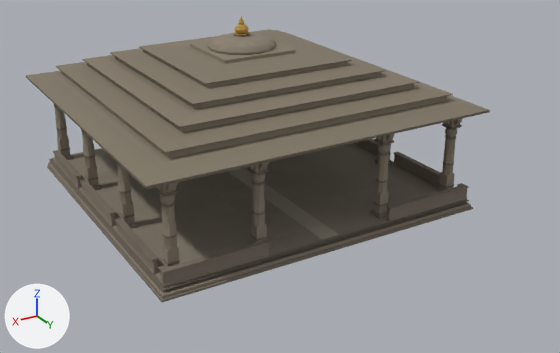
The glTF model assets-src/models/mandapa/mandapa.glb: old version first, new version second.
Before and after are seen from a 50 mm camera at (15.7, 29.4, 14.7) aimed at (-0.4, 2.6, 1.3). Every picture has the same lights, and +X, +Y and +Z are marked at lower left. The picture after the commit comes second. Vertices at exactly the same position are counted once.

Names of what the first picture shows: 'mandapa'.
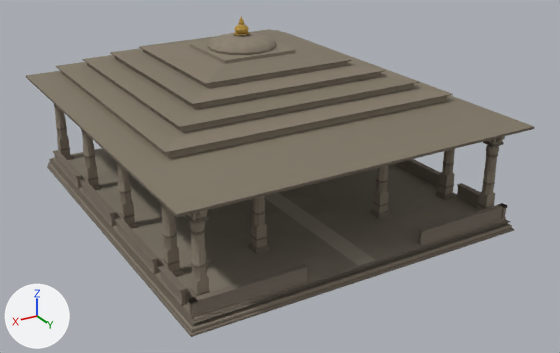
Diff of the bpy script that builds the scene:
```diff
--- a/assets-src/models/mandapa/mandapa.glb.py
+++ b/assets-src/models/mandapa/mandapa.glb.py
@@ me_mandapa @@
 # used by ob_mandapa; location = (0.0, 0.0, 0.0)
-me_mandapa.from_pydata(...)  # 5482 vertices, 9988 faces; spans x -7.6..7.6, y -7.7..7.5, z 0.0..7.9
+me_mandapa.from_pydata(...)  # 6306 vertices, 11502 faces; spans x -7.6..7.6, y -7.7..9.9, z 0.0..7.9
+# me_mandapa part 1: the loose piece of 36 vertices spanning x 6.2..6.8, y 6.2..6.8, z 0.4..1.5 is copied, and the copy is moved by (0.0, 2.4, 0.0); it spans x 6.2..6.8, y 8.6..9.2, z 0.4..1.5
+# me_mandapa part 2: the loose piece of 48 vertices spanning x 6.3..6.7, y 6.3..6.7, z 1.5..2.5 is copied, and the copy is moved by (0.0, 2.4, 0.0); it spans x 6.3..6.7, y 8.7..9.1, z 1.5..2.5
+# me_mandapa part 3: the loose piece of 176 vertices spanning x 6.2..6.8, y 6.2..6.8, z 2.5..3.7 is copied, and the copy is moved by (0.0, 2.4, 0.0); it spans x 6.2..6.8, y 8.6..9.2, z 2.5..3.7
+# me_mandapa part 4: the loose piece of 8 vertices spanning x 6.3..6.7, y 6.3..6.7, z 3.8..4.2 is copied, and the copy is moved by (0.0, 2.4, 0.0); it spans x 6.3..6.7, y 8.7..9.1, z 3.8..4.2
+# me_mandapa part 5: the loose piece of 24 vertices spanning x 6.4..6.6, y 6.0..7.0, z 3.9..4.2 is copied, and the copy is moved by (0.0, 2.4, 0.0); it spans x 6.4..6.6, y 8.4..9.4, z 3.9..4.2
+# me_mandapa part 6: the loose piece of 36 vertices spanning x -6.8..-6.2, y 6.2..6.8, z 0.4..1.5 is copied, and the copy is moved by (0.0, 2.4, 0.0); it spans x -6.8..-6.2, y 8.6..9.2, z 0.4..1.5
+# me_mandapa part 7: the loose piece of 48 vertices spanning x -6.7..-6.3, y 6.3..6.7, z 1.5..2.5 is copied, and the copy is moved by (0.0, 2.4, 0.0); it spans x -6.7..-6.3, y 8.7..9.1, z 1.5..2.5
+# me_mandapa part 8: the loose piece of 176 vertices spanning x -6.8..-6.2, y 6.2..6.8, z 2.5..3.7 is copied, and the copy is moved by (0.0, 2.4, 0.0); it spans x -6.8..-6.2, y 8.6..9.2, z 2.5..3.7
+# me_mandapa part 9: the loose piece of 12 vertices spanning x -6.8..-6.2, y 6.2..6.8, z 3.7..3.8 is copied, and the copy is moved by (0.0, 2.4, 0.0); it spans x -6.8..-6.2, y 8.6..9.2, z 3.7..3.8
+# me_mandapa part 10: the loose piece of 8 vertices spanning x -6.7..-6.3, y 6.3..6.7, z 3.8..4.2 is copied, and the copy is moved by (0.0, 2.4, 0.0); it spans x -6.7..-6.3, y 8.7..9.1, z 3.8..4.2
+# me_mandapa part 11: a new loose piece of 46 vertices spanning x 2.6..7.1, y 9.2..9.5, z 0.4..1.0, in mat_mandapa_stone
+# me_mandapa part 12: a new loose piece of 46 vertices spanning x -7.1..-2.6, y 9.2..9.5, z 0.4..1.0, in mat_mandapa_stone
+# me_mandapa part 13: the loose piece of 24 vertices spanning x 2.8..7.1, y 7.0..7.2, z 0.4..1.0 is deleted
+# me_mandapa part 14: the loose piece of 24 vertices spanning x -7.1..-2.8, y 7.0..7.2, z 0.4..1.0 is deleted
+# me_mandapa part 15: 52 vertices moved from x -7.3..7.3, y 7.0..7.4, z 0.0..1.0 to x -7.3..7.3, y 8.6..9.8, z 0.0..1.0; 2 vertices removed from x -7.1..7.1, y 7.2, z 0.4; 50 vertices added at x -7.1..7.1, y 8.1..9.6, z 0.4
+# me_mandapa part 16: 2 vertices moved from x -7.6..7.6, y 7.5, z 4.5 to x -7.6..7.6, y 9.9, z 4.5; 10 vertices removed from x -7.6..7.6, y 7.5, z 4.4; 54 vertices added at x -7.6..7.6, y 6.7..9.9, z 4.2..4.4
+# me_mandapa part 17: 1592 kept faces spanning x -7.6..7.1, y -7.7..9.9, z 0.0..7.1 get new vertex colours; the middle colour goes from brown #897e6f to brown #8a7f70
+# other edits to the shape of me_mandapa do not show in these pictures
 me_mandapa.materials.append(mat_mandapa_stone)
```

What differs and where, as boxes (x1, y1, x2, y2) in the pictures (560 x 353 px; the box of a moved part takes in the faces that stretch with it):
'mandapa', reshaped (9% wider, 12% taller)
    before: (26, 16, 490, 302)
    after: (26, 16, 534, 337)
part 1 of me_mandapa, added
    after: (191, 275, 210, 297)
part 2 of me_mandapa, added (brown)
    after: (191, 249, 207, 280)
part 3 of me_mandapa, added (brown)
    after: (189, 221, 205, 253)
part 4 of me_mandapa, added
    after: (190, 210, 207, 220)
part 5 of me_mandapa, added
    after: (197, 210, 206, 218)
part 6 of me_mandapa, added
    after: (478, 191, 495, 211)
part 7 of me_mandapa, added
    after: (482, 169, 496, 195)
part 8 of me_mandapa, added
    after: (485, 145, 499, 172)
part 9 of me_mandapa, added
    after: (483, 141, 504, 147)
part 10 of me_mandapa, added
    after: (486, 139, 502, 145)
part 11 of me_mandapa, added (brown)
    after: (187, 264, 308, 318)
part 12 of me_mandapa, added (brown)
    after: (417, 203, 507, 245)
part 13 of me_mandapa, deleted
    before: (160, 240, 270, 287)
part 14 of me_mandapa, deleted
    before: (386, 185, 469, 221)
part 15 of me_mandapa, moved or reshaped
    before: (47, 158, 473, 302)
    after: (47, 158, 514, 337)
part 16 of me_mandapa, built on
    before: (26, 76, 490, 189)
    after: (26, 76, 534, 217)
part 17 of me_mandapa, edited (looks the same)
    both: (50, 29, 489, 279)
